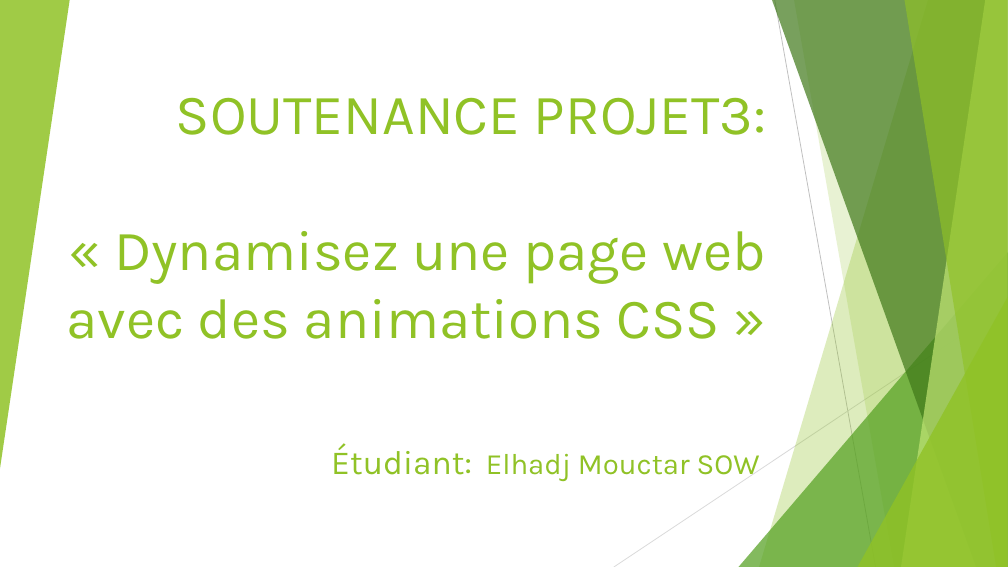
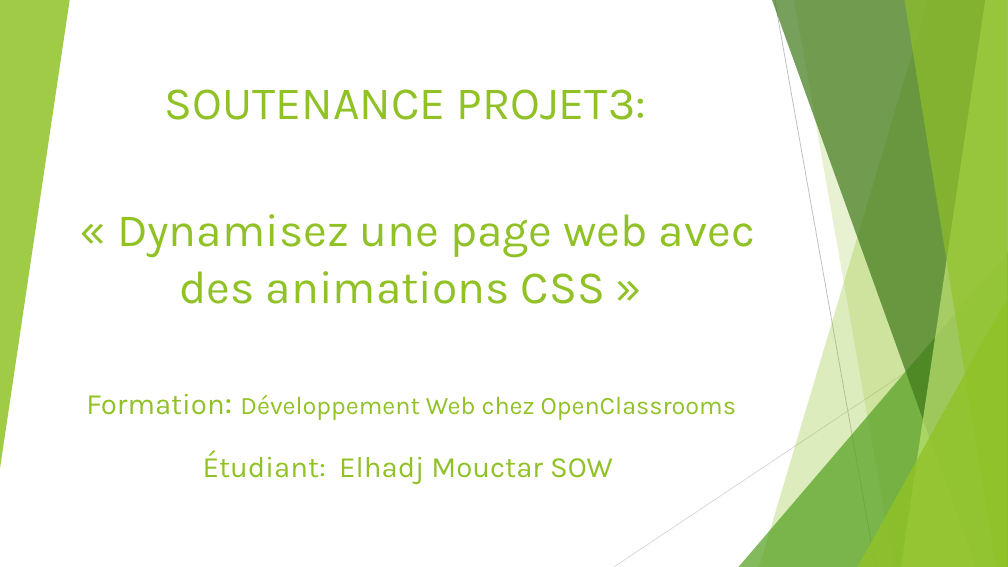
Before and after one commit to SOW-tech/projet3, a slide deck: slide 1 of Présentation Projet3.pptx. Drawn at 1008x567 pixels with LibreOffice and Linux fonts; fonts in the diff are those of the drawing. Boxes give left, top, right and bottom in pixels: in the first picture for what was removed or moved away, otherwise in the second. Text is boxed around its words. In the diff, an @@ line names an element or a change of style, - is before the commit and + after.

```diff
--- a/Présentation Projet3.pptx
+++ b/Présentation Projet3.pptx
@@ title at [86, 89, 755, 485]: text changed; size 54 to 44 pt @@
-SOUTENANCE PROJET3:
-« Dynamisez une page web avec des animations CSS »
-Étudiant: Elhadj Mouctar SOW
+SOUTENANCE PROJET3:
+« Dynamisez une page web avec des animations CSS »
+Formation: Développement Web chez OpenClassrooms
+Étudiant: Elhadj Mouctar SOW
```
Also in this commit, not shown: 8 other slides changed, 2 slides added, 26 other files.
